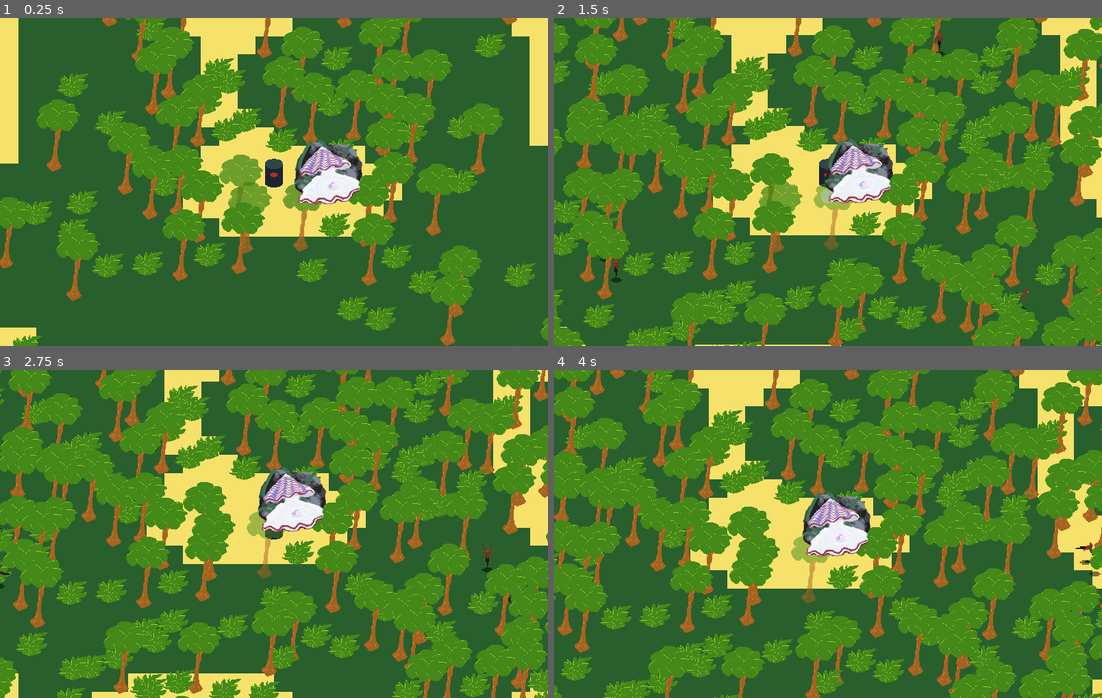
Above: before the commit, frames 1-4 (two rows, left to right).
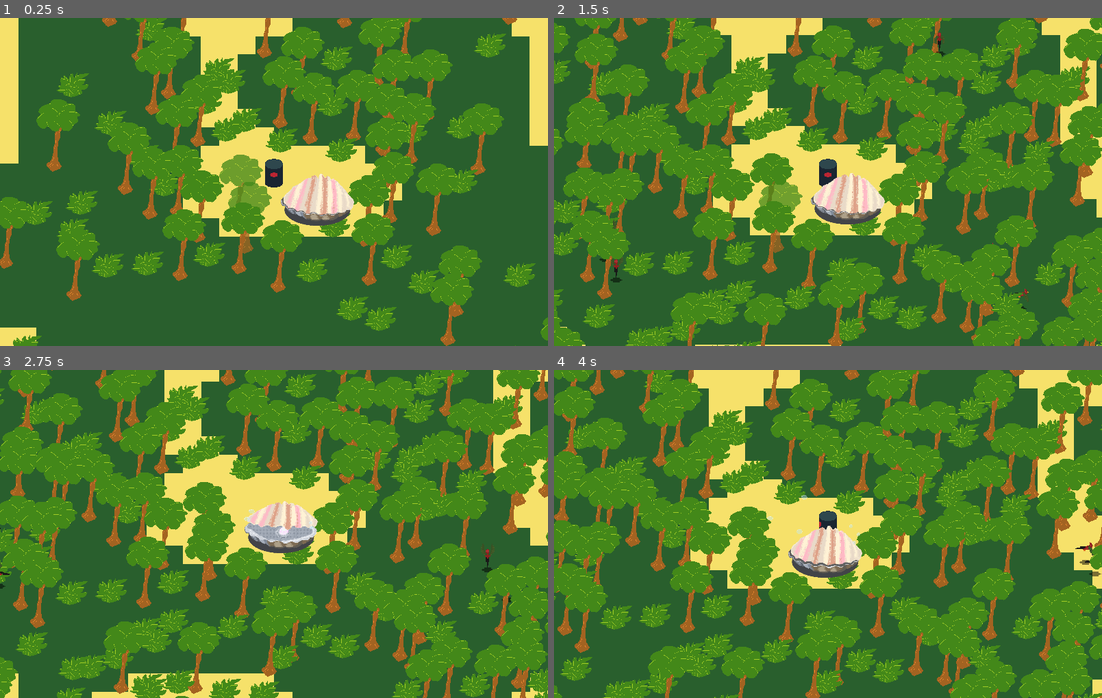
Above: after the commit, the same moments.

Repository: gamkedo-la/Jungle-Adventure
Game: Godot game, scene res://TestScenes/KyleTest.tscn
Two runs of this game, one before a commit and one after it. Both use one fixed random seed, a clock stepped at 60 frames per second and the inputs below. This scene is started directly instead of the project's main scene.
Inputs (mouse positions are in pixels of both pictures, inside the frame that each line leads up to):
- Up to frame 1 (0.25 s): no input
- Up to frame 2 (1.5 s): move the mouse to (948, 165) at 0.52 s; hold Right (ui_right) 0.53-1.28 s; tap C (action) at 0.6, 1.35 s; move the mouse to (718, 198) at 1.27 s; hold Down (ui_down) from 1.28 s (still down)
- Up to frame 3 (2.75 s): move the mouse to (328, 461) at 2.02 s; release Down (ui_down) at 2.03 s; hold Right (ui_right) from 2.03 s (still down); tap C (action) at 2.1 s
- Up to frame 4 (4 s): move the mouse to (800, 599) at 2.77 s; release Right (ui_right) at 2.78 s; hold Up (ui_up) 2.78-3.53 s; tap C (action) at 2.85, 3.6 s; move the mouse to (992, 583) at 3.52 s; hold Left (ui_left) from 3.53 s (still down)

The runs differ from the first frame. In frame 1, 3.6% of the frame differs, in the area x 47-67%, y 37-84%; in frame 2, 3.6%; in frame 3, 3.6%; in frame 4, 3.7%, in the area x 38-58%, y 37-84%.

Commit message:
Redrew Burping Clam Landmark and animated new sprites.  Rocks and plants to come later.

Diff:
--- a/Landmarks/BurpingClam.gd
+++ b/Landmarks/BurpingClam.gd
@@ -3,4 +3,4 @@
 onready var animationPlayer = $AnimationPlayer
 onready var bubbles =  $ClamBubbles
 func _ready():
-	animationPlayer.play("Open and Close")
+	animationPlayer.play("onc")
--- a/Landmarks/BurpingClam.tscn
+++ b/Landmarks/BurpingClam.tscn
@@ -1,8 +1,9 @@
-[gd_scene load_steps=5 format=2]
+[gd_scene load_steps=7 format=2]
 
 [ext_resource path="res://Landmarks/burpingclam.png" type="Texture" id=1]
 [ext_resource path="res://Landmarks/BurpingClam.gd" type="Script" id=2]
 [ext_resource path="res://Effects/Bubbles.tscn" type="PackedScene" id=3]
+[ext_resource path="res://Landmarks/burping_clam2.png" type="Texture" id=4]
 
 [sub_resource type="Animation" id=1]
 resource_name = "Open and Close"
@@ -33,20 +34,153 @@
 "values": [ false, true, false ]
 }
 
+[sub_resource type="Animation" id=5]
+resource_name = "onc"
+length = 12.0
+loop = true
+tracks/0/type = "value"
+tracks/0/path = NodePath("Sprite2:frame")
+tracks/0/interp = 1
+tracks/0/loop_wrap = true
+tracks/0/imported = false
+tracks/0/enabled = true
+tracks/0/keys = {
+"times": PoolRealArray( 0, 2, 2.5, 3, 5, 6, 6.1, 6.2, 8.6, 8.7, 8.8, 8.9, 9, 9.1 ),
+"transitions": PoolRealArray( 1, 1, 1, 1, 1, 1, 1, 1, 1, 1, 1, 1, 1, 1 ),
+"update": 1,
+"values": [ 0, 1, 2, 1, 2, 3, 4, 5, 5, 4, 3, 2, 1, 0 ]
+}
+tracks/1/type = "value"
+tracks/1/path = NodePath("ClamBubbles:emitting")
+tracks/1/interp = 1
+tracks/1/loop_wrap = true
+tracks/1/imported = false
+tracks/1/enabled = true
+tracks/1/keys = {
+"times": PoolRealArray( 0, 6.1, 8.6 ),
+"transitions": PoolRealArray( 1, 1, 1 ),
+"update": 1,
+"values": [ false, true, false ]
+}
+tracks/2/type = "value"
+tracks/2/path = NodePath("ClamBubblesL:emitting")
+tracks/2/interp = 1
+tracks/2/loop_wrap = true
+tracks/2/imported = false
+tracks/2/enabled = true
+tracks/2/keys = {
+"times": PoolRealArray( 2.4, 3, 5, 5.4 ),
+"transitions": PoolRealArray( 1, 1, 1, 1 ),
+"update": 1,
+"values": [ true, false, true, false ]
+}
+tracks/3/type = "value"
+tracks/3/path = NodePath("ClamBubblesR:emitting")
+tracks/3/interp = 1
+tracks/3/loop_wrap = true
+tracks/3/imported = false
+tracks/3/enabled = true
+tracks/3/keys = {
+"times": PoolRealArray( 2.4, 3, 5, 5.4 ),
+"transitions": PoolRealArray( 1, 1, 1, 1 ),
+"update": 1,
+"values": [ true, false, true, false ]
+}
+tracks/4/type = "value"
+tracks/4/path = NodePath("ClamBubbles:speed_scale")
+tracks/4/interp = 1
+tracks/4/loop_wrap = true
+tracks/4/imported = false
+tracks/4/enabled = true
+tracks/4/keys = {
+"times": PoolRealArray( 0, 6.1, 8 ),
+"transitions": PoolRealArray( 1, 1, 1 ),
+"update": 0,
+"values": [ 1.0, 0.5, 3.0 ]
+}
+tracks/5/type = "value"
+tracks/5/path = NodePath("ClamBubbles:lifetime")
+tracks/5/interp = 1
+tracks/5/loop_wrap = true
+tracks/5/imported = false
+tracks/5/enabled = true
+tracks/5/keys = {
+"times": PoolRealArray( 6, 8.4 ),
+"transitions": PoolRealArray( 1, 1 ),
+"update": 0,
+"values": [ 2.0, 15.0 ]
+}
+tracks/6/type = "value"
+tracks/6/path = NodePath("ClamBubbles:explosiveness")
+tracks/6/interp = 1
+tracks/6/loop_wrap = true
+tracks/6/imported = false
+tracks/6/enabled = true
+tracks/6/keys = {
+"times": PoolRealArray( 8, 8.6 ),
+"transitions": PoolRealArray( 1, 1 ),
+"update": 0,
+"values": [ 1.0, 0.0 ]
+}
+tracks/7/type = "value"
+tracks/7/path = NodePath("ClamBubbles:process_material:initial_velocity")
+tracks/7/interp = 1
+tracks/7/loop_wrap = true
+tracks/7/imported = false
+tracks/7/enabled = true
+tracks/7/keys = {
+"times": PoolRealArray( 0, 6.1, 7.6 ),
+"transitions": PoolRealArray( 1, 1, 1 ),
+"update": 0,
+"values": [ 33.0, 346.77, 33.0 ]
+}
+tracks/8/type = "value"
+tracks/8/path = NodePath("ClamBubbles:process_material:initial_velocity_random")
+tracks/8/interp = 1
+tracks/8/loop_wrap = true
+tracks/8/imported = false
+tracks/8/enabled = true
+tracks/8/keys = {
+"times": PoolRealArray( 0, 7.6 ),
+"transitions": PoolRealArray( 1, 1 ),
+"update": 0,
+"values": [ 1.0, 0.5 ]
+}
+
 [node name="BurpingClam" type="Node2D"]
-scale = Vector2( 2, 2 )
 script = ExtResource( 2 )
 
 [node name="Sprite" type="Sprite" parent="."]
+visible = false
 texture = ExtResource( 1 )
 hframes = 20
 frame = 9
 
+[node name="Sprite2" type="Sprite" parent="."]
+texture = ExtResource( 4 )
+hframes = 6
+
 [node name="AnimationPlayer" type="AnimationPlayer" parent="."]
 method_call_mode = 1
 "anims/Open and Close" = SubResource( 1 )
+anims/onc = SubResource( 5 )
 
 [node name="ClamBubbles" parent="." instance=ExtResource( 3 )]
-position = Vector2( 10.0649, 22.4253 )
+position = Vector2( 9.12205, -40.2715 )
 emitting = false
-amount = 760
+amount = 500
+lifetime = 11.126
+speed_scale = 1.3696
+explosiveness = 0.233404
+
+[node name="ClamBubblesL" parent="." instance=ExtResource( 3 )]
+position = Vector2( -118.953, 10.0816 )
+scale = Vector2( 0.75, 1 )
+emitting = false
+amount = 200
+
+[node name="ClamBubblesR" parent="." instance=ExtResource( 3 )]
+position = Vector2( 100.037, 35.5227 )
+scale = Vector2( 0.65, 0.65 )
+emitting = false
+amount = 200
--- a/TestScenes/KyleTest.tscn
+++ b/TestScenes/KyleTest.tscn
@@ -129,7 +129,7 @@
 position = Vector2( 480, 608 )
 
 [node name="Temp-Tree17" parent="RoomGenerator/BranchForRooms/StartingRoom/ForMemberBranch" index="11" instance=ExtResource( 6 )]
-position = Vector2( 672, 600 )
+position = Vector2( 592.413, 743.732 )
 
 [node name="Temp-Tree18" parent="RoomGenerator/BranchForRooms/StartingRoom/ForMemberBranch" index="12" instance=ExtResource( 6 )]
 position = Vector2( 896, 584 )
@@ -338,11 +338,7 @@
 margin_bottom = 56.8601
 
 [node name="BurpingClam" parent="." instance=ExtResource( 7 )]
-position = Vector2( 704.792, 310.431 )
-
-[node name="Sprite" parent="BurpingClam" index="0"]
-position = Vector2( 30.1699, 25.4558 )
-frame = 19
+position = Vector2( 735.68, 416.756 )
 
 [editable path="RoomGenerator/BranchForRooms/StartingRoom"]
 
Binary file added: Landmarks/WIP Aseprite/burping_clam3.aseprite
Binary file added: Landmarks/burping_clam2.png
Not shown, added: Landmarks/burping_clam2.png.import
